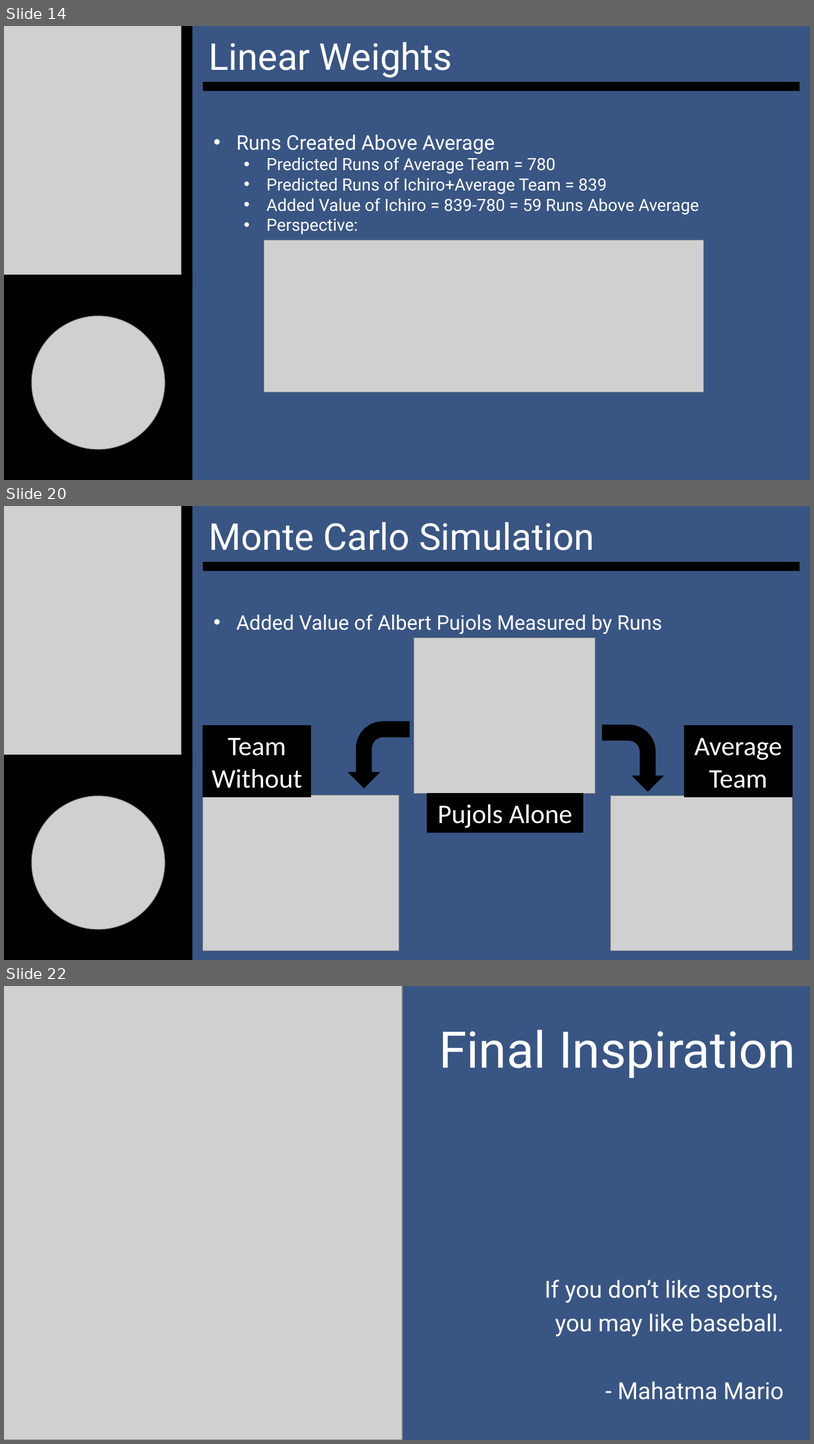
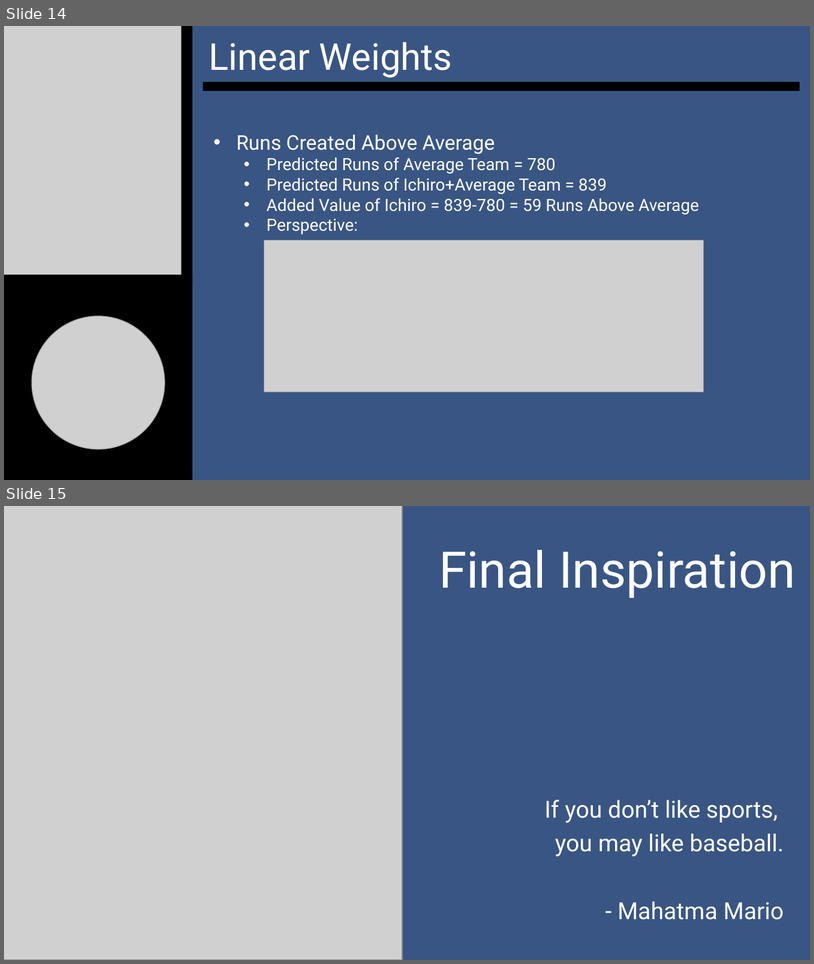
Before and after one commit to SuperMarioGiacomazzo/STOR390_WEBSITE, a slide deck: Slides/Baseball 3/Baseball_3_Lecture.pptx. Shown one above the other, each under a label of ours: slides 14, 20 and 22 before the commit, slides 14 and 15 after it; the slides between them are not shown. The pictures are 814x1444 and 814x964 pixels, drawn with LibreOffice and Linux fonts; fonts in the diff are those of the drawing; grey boxes stand for pictures. Boxes give left, top, right and bottom in pixels: in the first picture for what was removed or moved away, otherwise in the second. Text is boxed around its words. In the diff, an @@ line names an element or a change of style, - is before the commit and + after.

```diff
--- a/Slides/Baseball 3/Baseball_3_Lecture.pptx
+++ b/Slides/Baseball 3/Baseball_3_Lecture.pptx
@@ slide 20 removed at bbox=[4, 506, 810, 960], background #FFFFFF @@
@@ rectangle removed at bbox=[4, 506, 810, 960] @@
@@ picture removed at bbox=[4, 506, 182, 765] @@
@@ rectangle removed at bbox=[182, 506, 193, 765] @@
@@ subtitle removed at bbox=[209, 522, 594, 550] @@
-Monte Carlo Simulation
@@ rectangle removed at bbox=[203, 562, 800, 571] @@
@@ text removed at bbox=[236, 614, 662, 634] @@
-• Added Value of Albert Pujols Measured by Runs
@@ picture removed at bbox=[414, 638, 596, 793] @@
@@ bent arrow removed at bbox=[349, 721, 410, 787] @@
@@ rectangle removed at bbox=[203, 726, 311, 797] @@
-Team Without
@@ bent arrow removed at bbox=[603, 724, 663, 790] @@
@@ rectangle removed at bbox=[685, 726, 793, 797] @@
-Average
-Team
@@ rectangle removed at bbox=[4, 754, 193, 960] @@
@@ rectangle removed at bbox=[428, 793, 584, 832] @@
-Pujols Alone
@@ picture removed at bbox=[32, 796, 165, 929] @@
@@ picture removed at bbox=[203, 795, 399, 951] @@
@@ picture removed at bbox=[611, 796, 793, 951] @@
@@ what was slide 22 is now slide 15 @@
```
Also in this commit, not shown: 6 other slides removed, 19 other files.
